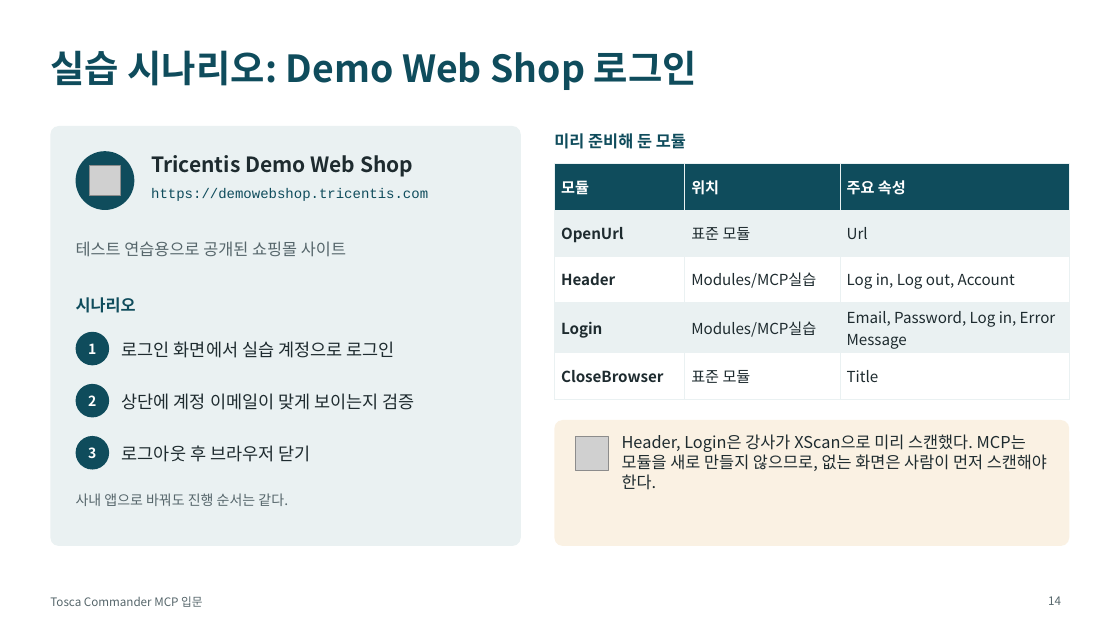
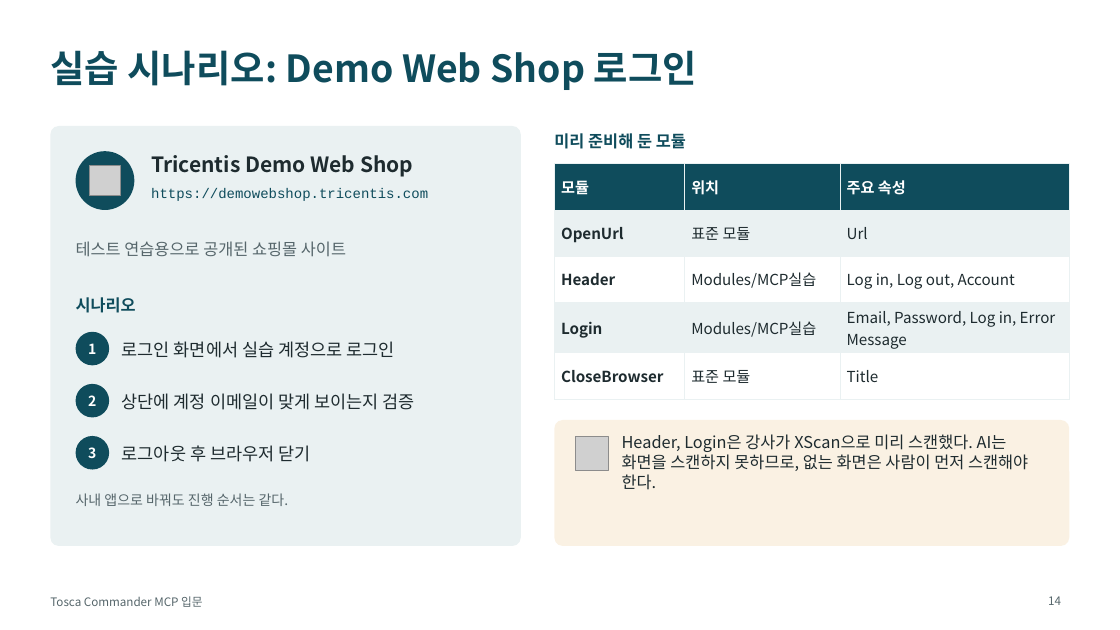
Before and after one commit to tjkim0725/Agent, a slide deck: slide 14 of tosca-mcp-training/Tosca_Commander_MCP_교육자료.pptx. Drawn at 1120x630 pixels with LibreOffice and Linux fonts; fonts in the diff are those of the drawing; grey boxes stand for pictures. Boxes give left, top, right and bottom in pixels: in the first picture for what was removed or moved away, otherwise in the second. Text is boxed around its words. In the diff, an @@ line names an element or a change of style, - is before the commit and + after.

```diff
--- a/tosca-mcp-training/Tosca_Commander_MCP_교육자료.pptx
+++ b/tosca-mcp-training/Tosca_Commander_MCP_교육자료.pptx
@@ text at box(622, 434, 1028, 490): text changed @@
-Header, Login은 강사가 XScan으로 미리 스캔했다. MCP는 모듈을 새로 만들지 않으므로, 없는 화면은 사람이 먼저 스캔해야 한다.
+Header, Login은 강사가 XScan으로 미리 스캔했다. AI는 화면을 스캔하지 못하므로, 없는 화면은 사람이 먼저 스캔해야 한다.
```
Also in this commit, not shown: 20 other slides changed, 6 other files.
